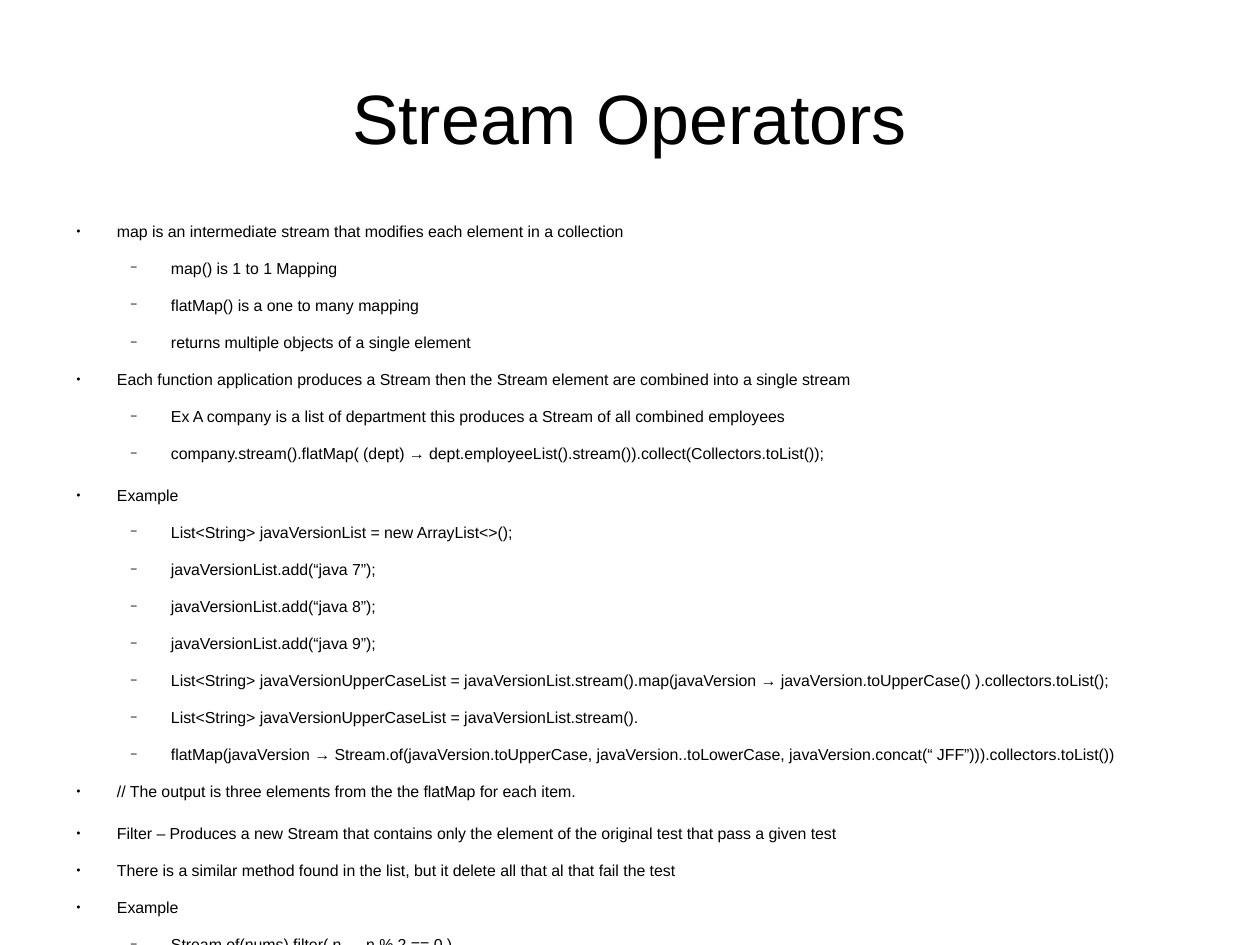
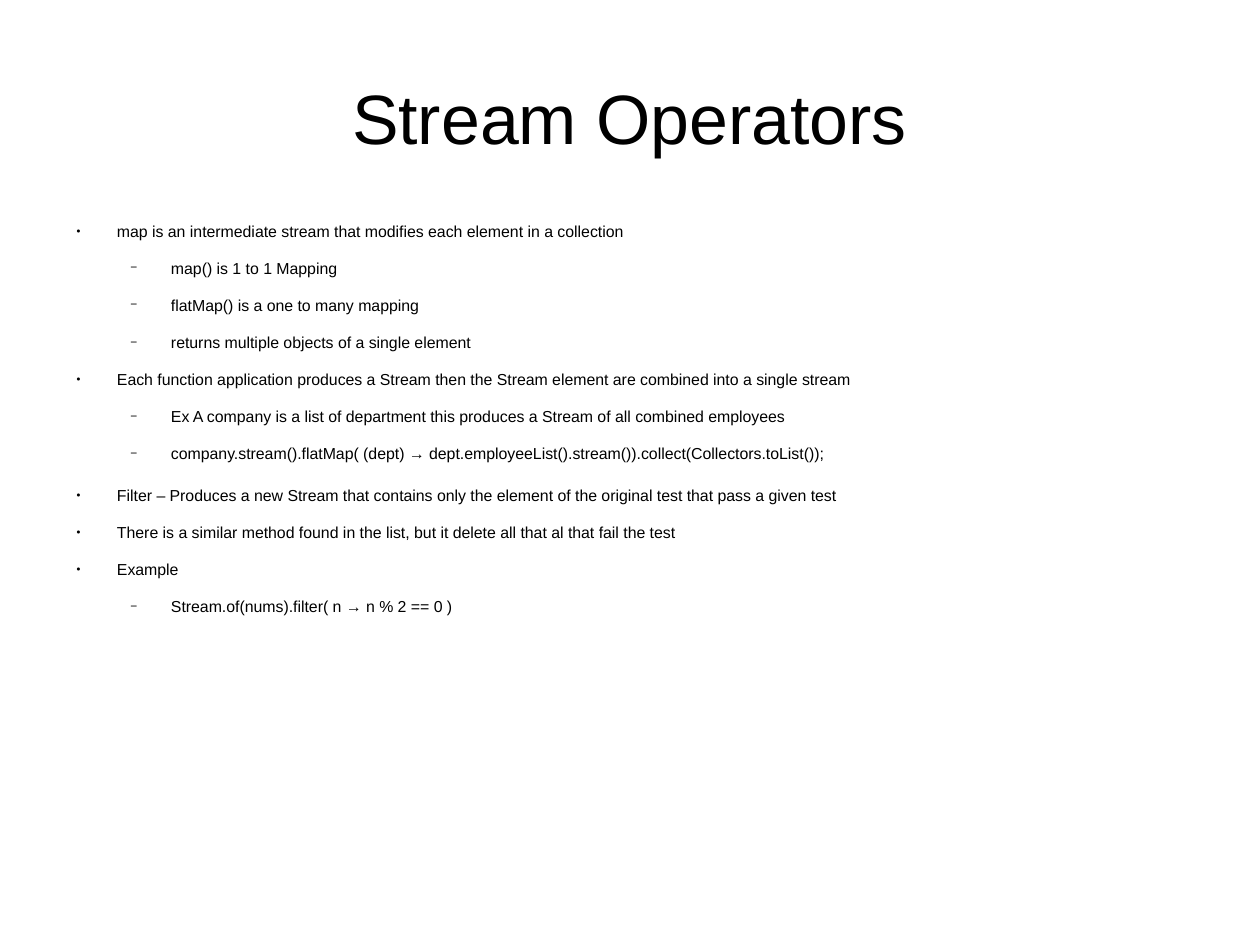
Before and after one commit to CharlesStockman/notesFromCourses, a slide deck: slide 13 of java/core/04_functional.odp. Drawn at 1260x945 pixels with LibreOffice and Linux fonts; fonts in the diff are those of the drawing. Boxes give left, top, right and bottom in pixels: in the first picture for what was removed or moved away, otherwise in the second. Text is boxed around its words. In the diff, an @@ line names an element or a change of style, - is before the commit and + after.

```diff
--- a/java/core/04_functional.odp
+++ b/java/core/04_functional.odp
@@ text at [117, 489, 1115, 801]: paragraphs removed @@
-● Example
-  − List<String> javaVersionList = new ArrayList<>();
-  − javaVersionList.add(“java 7”);
-  − javaVersionList.add(“java 8”);
-  − javaVersionList.add(“java 9”);
-  − List<String> javaVersionUpperCaseList = javaVersionList.stream().map(javaVersion → javaVersion.toUpperCase() ).collectors.toList();
-  − List<String> javaVersionUpperCaseList = javaVersionList.stream().
-  − flatMap(javaVersion → Stream.of(javaVersion.toUpperCase, javaVersion..toLowerCase, javaVersion.concat(“ JFF”))).collectors.toList())
-● // The output is three elements from the the flatMap for each item.
```
Also in this commit, not shown: 3 other slides changed, 31 other files.
